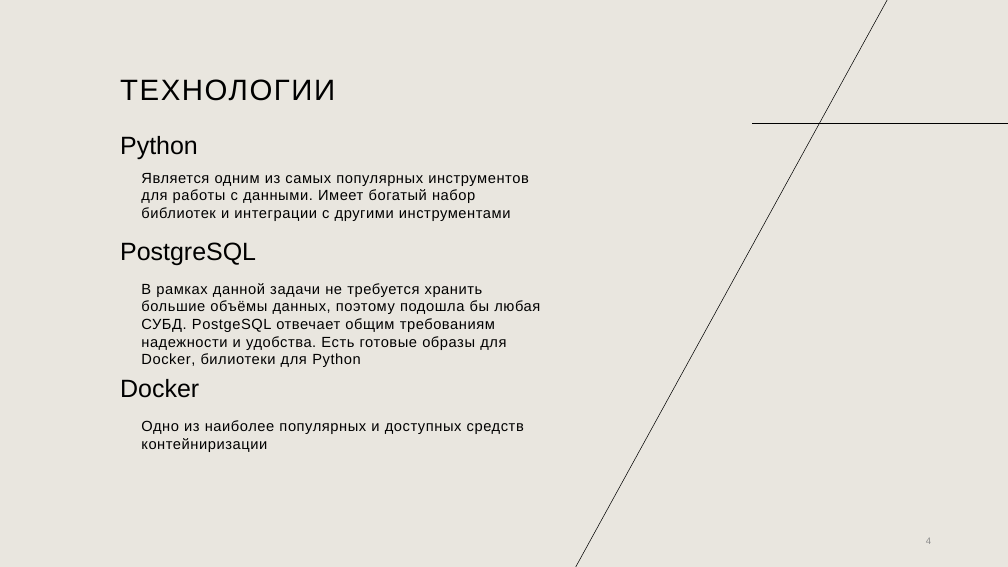
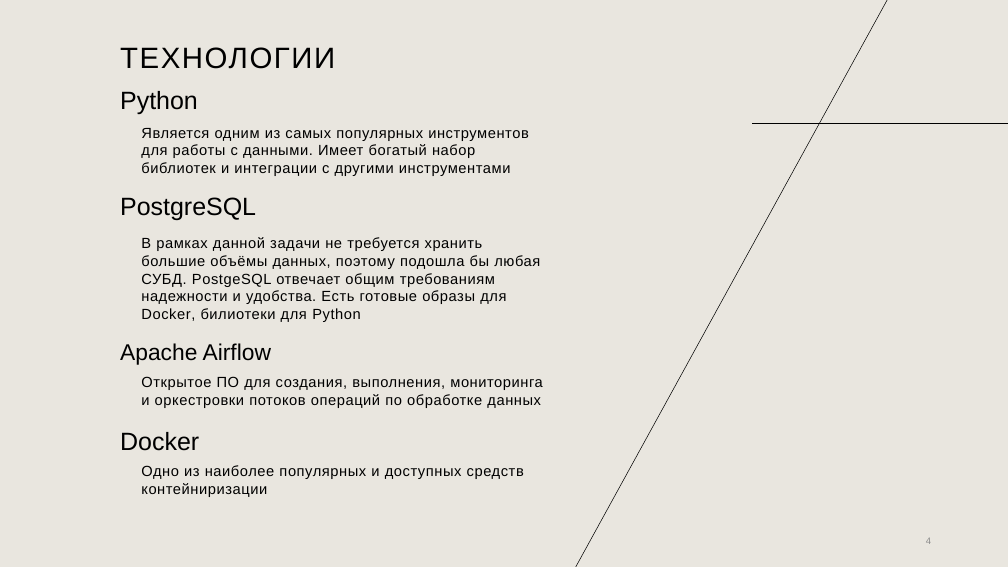
Before and after one commit to alexkurov/DE_Final_01, a slide deck: slide 4 of Анализ публикуемых новостей.pptx. Drawn at 1008x567 pixels with LibreOffice and Linux fonts; fonts in the diff are those of the drawing. Boxes give left, top, right and bottom in pixels: in the first picture for what was removed or moved away, otherwise in the second. Text is boxed around its words. In the diff, an @@ line names an element or a change of style, - is before the commit and + after.

```diff
--- a/Анализ публикуемых новостей.pptx
+++ b/Анализ публикуемых новостей.pptx
@@ title "ТЕХНОЛОГИИ": place and size @@
-title "ТЕХНОЛОГИИ" at box(120, 79, 335, 101)
+title "ТЕХНОЛОГИИ" at box(120, 47, 335, 69)
@@ 4 texts: place and size @@
-4 texts at box(120, 136, 540, 367)
+4 texts at box(120, 91, 540, 322)
@@ text added at box(120, 343, 271, 365), 21.7 pt, text #000000 @@
+Apache Airflow
@@ text added at box(141, 376, 543, 408), 14 pt, text #000000 @@
+Открытое ПО для создания, выполнения, мониторинга и оркестровки потоков операций по обработке данных
@@ text "Docker": place and size @@
-text "Docker" at box(120, 379, 199, 398)
+text "Docker" at box(120, 432, 199, 451)
@@ text "Одно из наиболее популярных и ...": place and size @@
-text "Одно из наиболее популярных и ..." at box(141, 420, 524, 452)
+text "Одно из наиболее популярных и ..." at box(141, 465, 524, 497)
```
Also in this commit, not shown: 2 other slides changed, 3 slides added, 2 slides removed, 10 other files.
